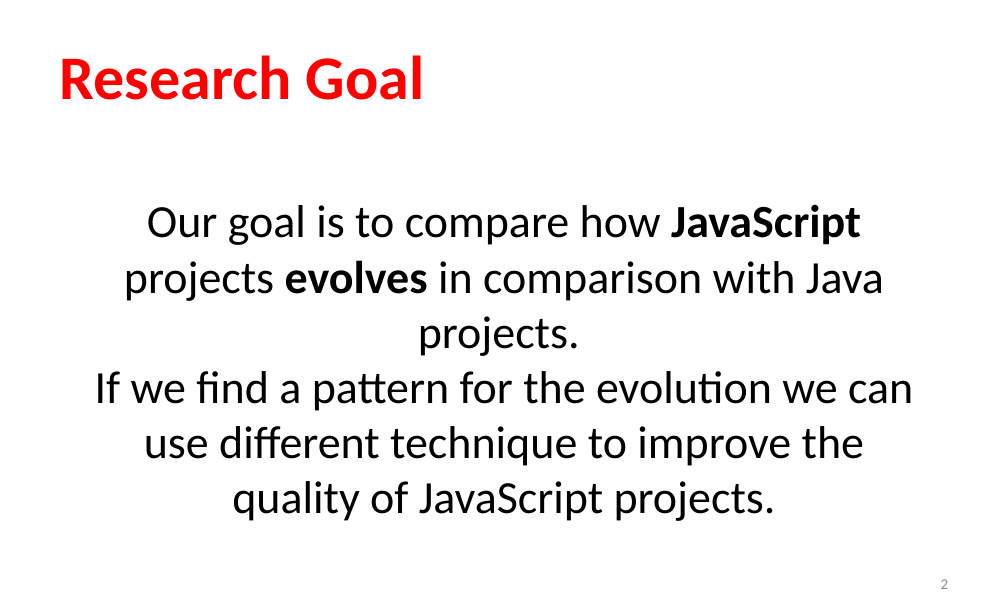
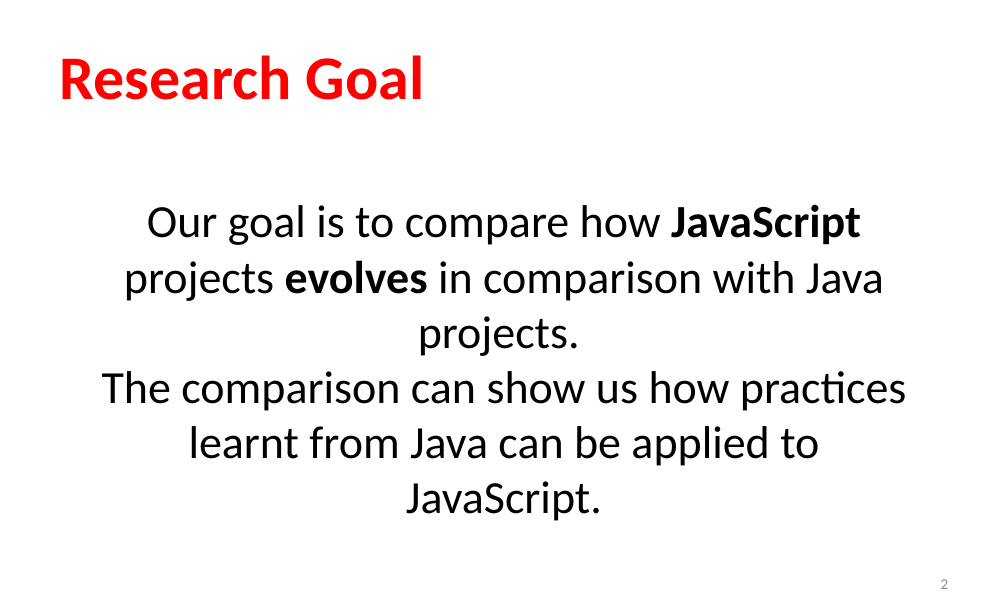
Before and after one commit to sshishe/js-evolution, a slide deck: slide 2 of presentation.pptx. Drawn at 1008x612 pixels with LibreOffice and Linux fonts; fonts in the diff are those of the drawing. Boxes give left, top, right and bottom in pixels: in the first picture for what was removed or moved away, otherwise in the second. Text is boxed around its words. In the diff, an @@ line names an element or a change of style, - is before the commit and + after.

Commit message:
update the goal section

```diff
--- a/presentation.pptx
+++ b/presentation.pptx
@@ text at <box>102,371,906,521</box>: text changed @@
-If we find a pattern for the evolution we can use different technique to improve the quality of JavaScript projects.
+The comparison can show us how practices learnt from Java can be applied to JavaScript.
```
